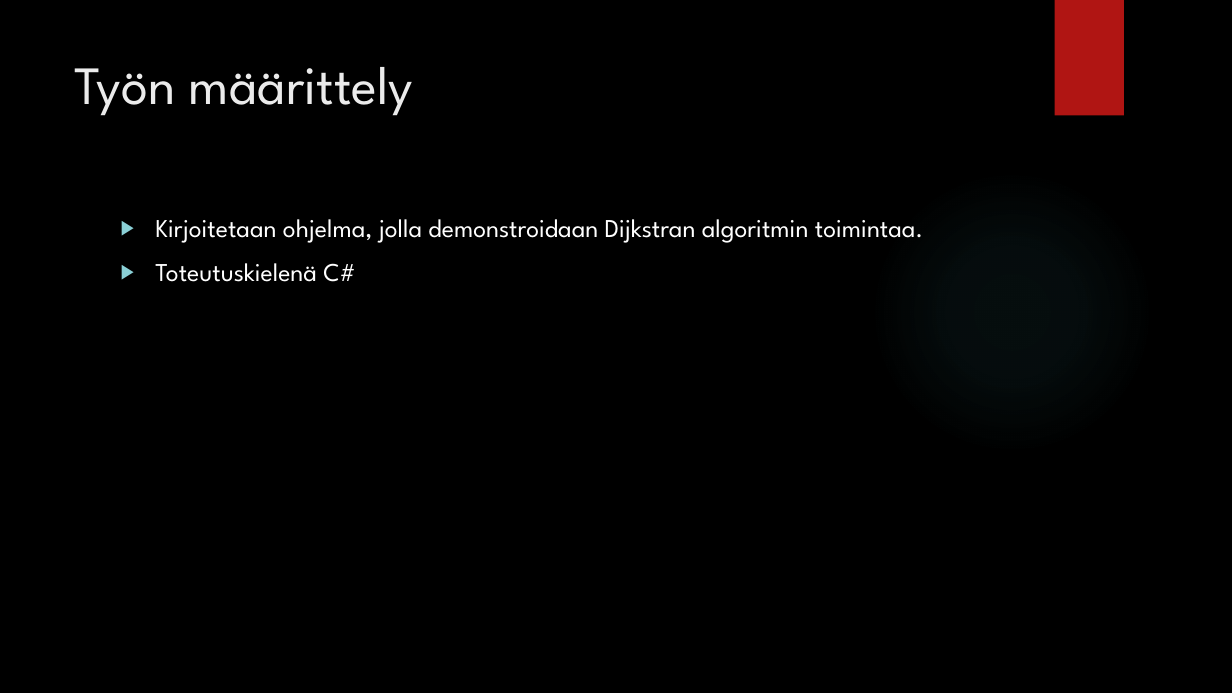
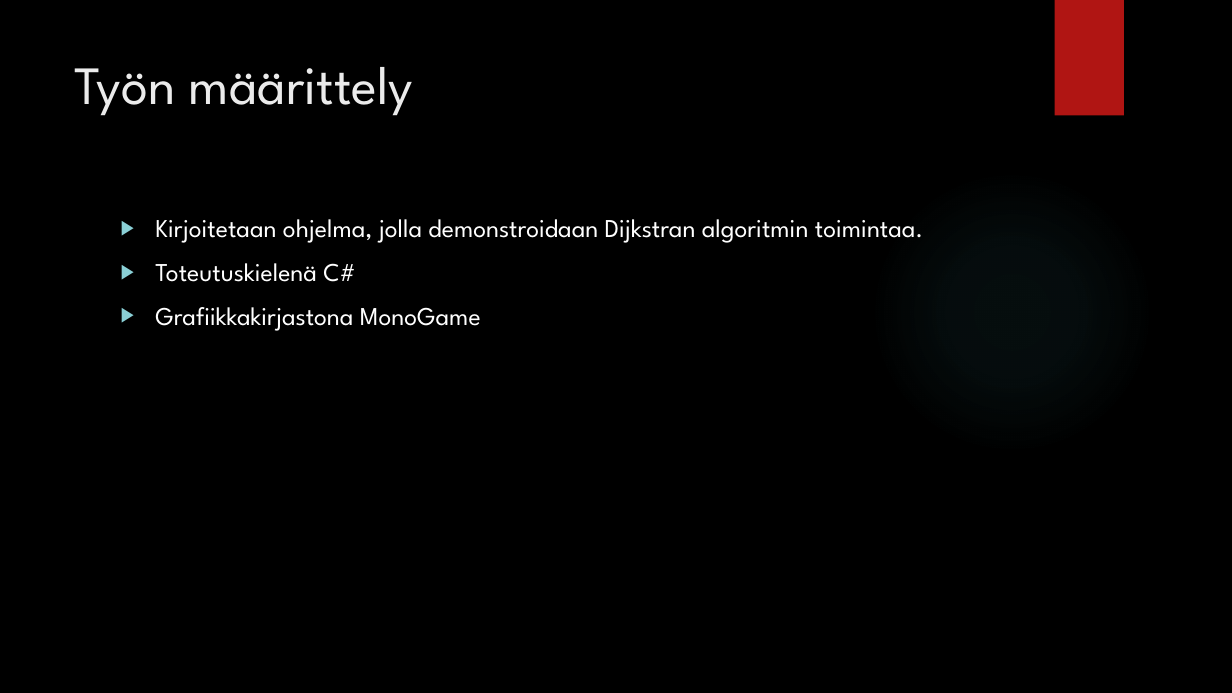
Before and after one commit to VilRan/PathfindingDemo, a slide deck: slide 2 of Dijkstran algoritmi Seminaari.pptx. Drawn at 1232x693 pixels with LibreOffice and Linux fonts; fonts in the diff are those of the drawing; background and template pictures are left out. Boxes give left, top, right and bottom in pixels: in the first picture for what was removed or moved away, otherwise in the second. Text is boxed around its words. In the diff, an @@ line names an element or a change of style, - is before the commit and + after.

```diff
--- a/Dijkstran algoritmi Seminaari.pptx
+++ b/Dijkstran algoritmi Seminaari.pptx
@@ text at [155, 307, 481, 331]: paragraph added @@
+▶ Grafiikkakirjastona MonoGame
```
Also in this commit, not shown: 1 other slide changed, 1 slide removed, 1 other file.
